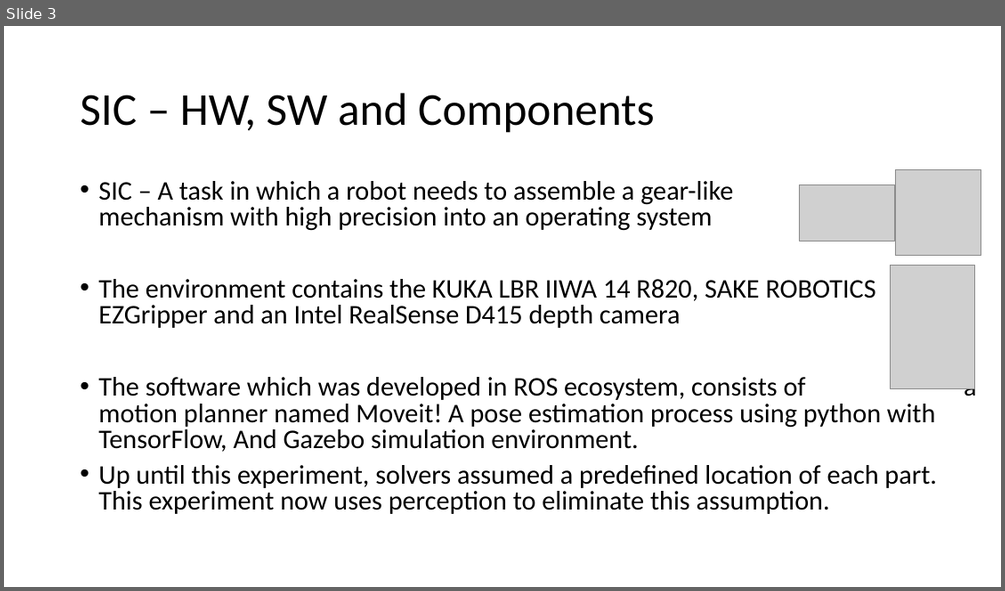
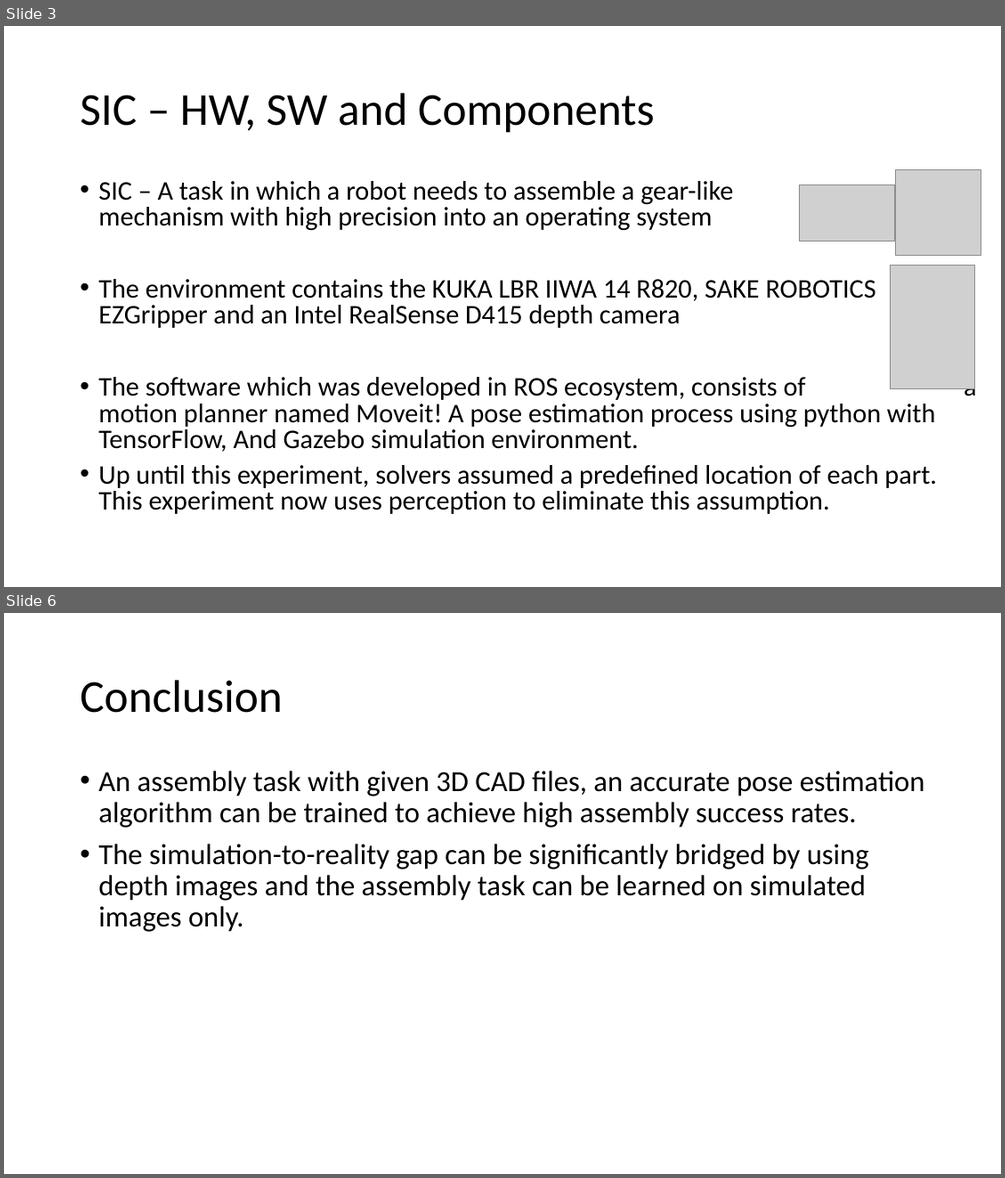
Before and after one commit to farjon/IRS_course, a slide deck: FinalProject/FinalProject.pptx. Shown one above the other, each under a label of ours: slide 3 before the commit, slides 3 and 6 after it; the slides between them are not shown. The pictures are 1005x591 and 1005x1178 pixels, drawn with LibreOffice and Linux fonts; fonts in the diff are those of the drawing; grey boxes stand for pictures. Boxes give left, top, right and bottom in pixels: in the first picture for what was removed or moved away, otherwise in the second. Text is boxed around its words. In the diff, an @@ line names an element or a change of style, - is before the commit and + after.

```diff
--- a/FinalProject/FinalProject.pptx
+++ b/FinalProject/FinalProject.pptx
@@ slide 6 added at <box>4,613,1001,1174</box>, background #FFFFFF @@
@@ title added at <box>80,680,283,713</box>, 44 pt, text #000000 @@
+Conclusion
@@ text added at <box>98,771,925,932</box>, 28 pt, text #000000 @@
+• An assembly task with given 3D CAD files, an accurate pose estimation algorithm can be trained to achieve high assembly success rates.
+• The simulation-to-reality gap can be significantly bridged by using depth images and the assembly task can be learned on simulated images only.
```
Also in this commit, not shown: 1 slide changed, 2 other slides added, 3 other files.
